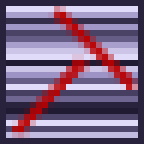
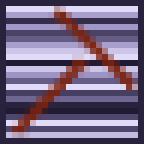
The second w=144, h=144 image is a revision of the first. Changes to its layers:
painted on "Lines" over box(12, 6, 138, 138)
